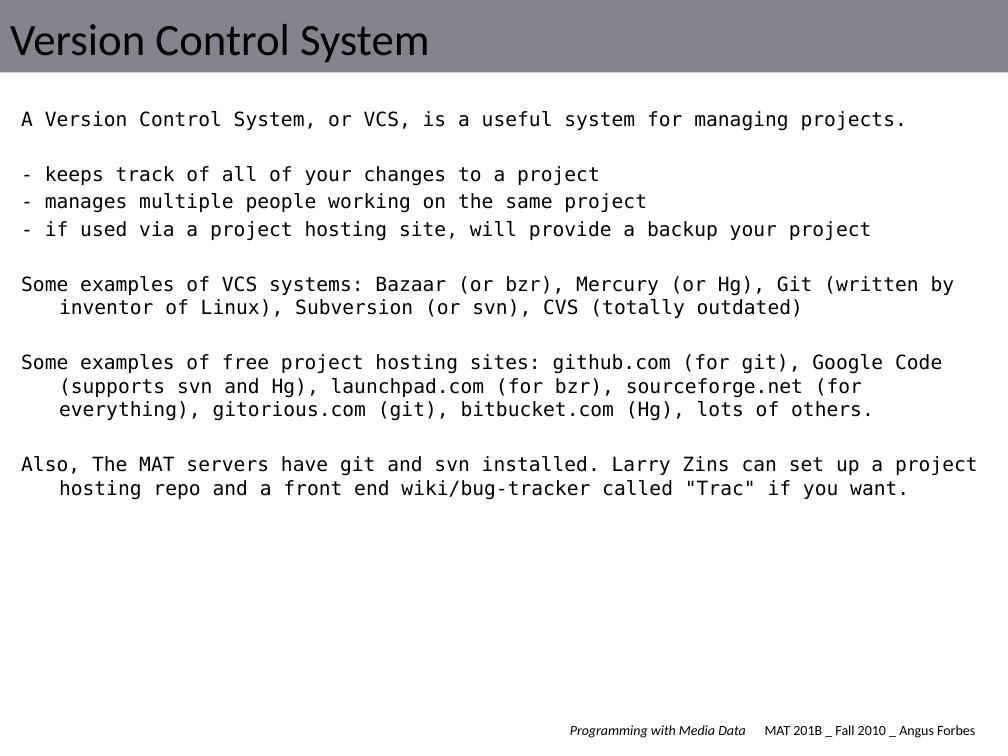
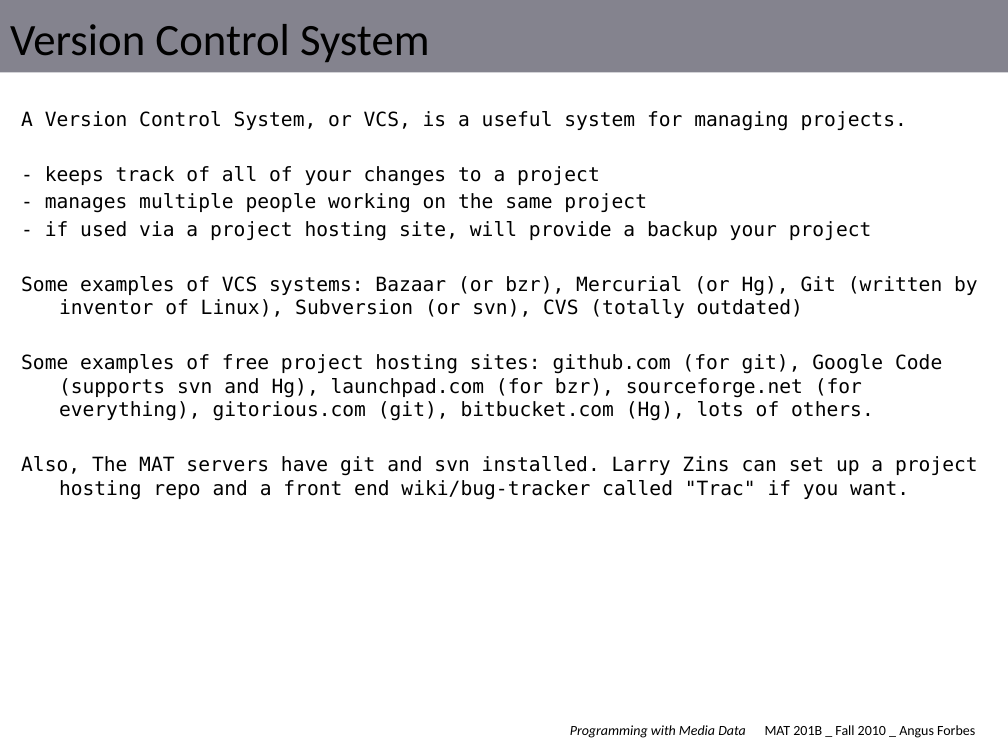
Before and after one commit to angusforbes/mat201b, a slide deck: slide 12 of slides/week1_tues.pptx. Drawn at 1008x756 pixels with LibreOffice and Linux fonts; fonts in the diff are those of the drawing. Boxes give left, top, right and bottom in pixels: in the first picture for what was removed or moved away, otherwise in the second. Text is boxed around its words. In the diff, an @@ line names an element or a change of style, - is before the commit and + after.

```diff
--- a/slides/week1_tues.pptx
+++ b/slides/week1_tues.pptx
@@ text at (x1=21, y1=276, x2=978, y2=318): text changed @@
-Some examples of VCS systems: Bazaar (or bzr), Mercury (or Hg), Git (written by inventor of Linux), Subversion (or svn), CVS (totally outdated)
+Some examples of VCS systems: Bazaar (or bzr), Mercurial (or Hg), Git (written by inventor of Linux), Subversion (or svn), CVS (totally outdated)
```
Also in this commit, not shown: 2 other files.
